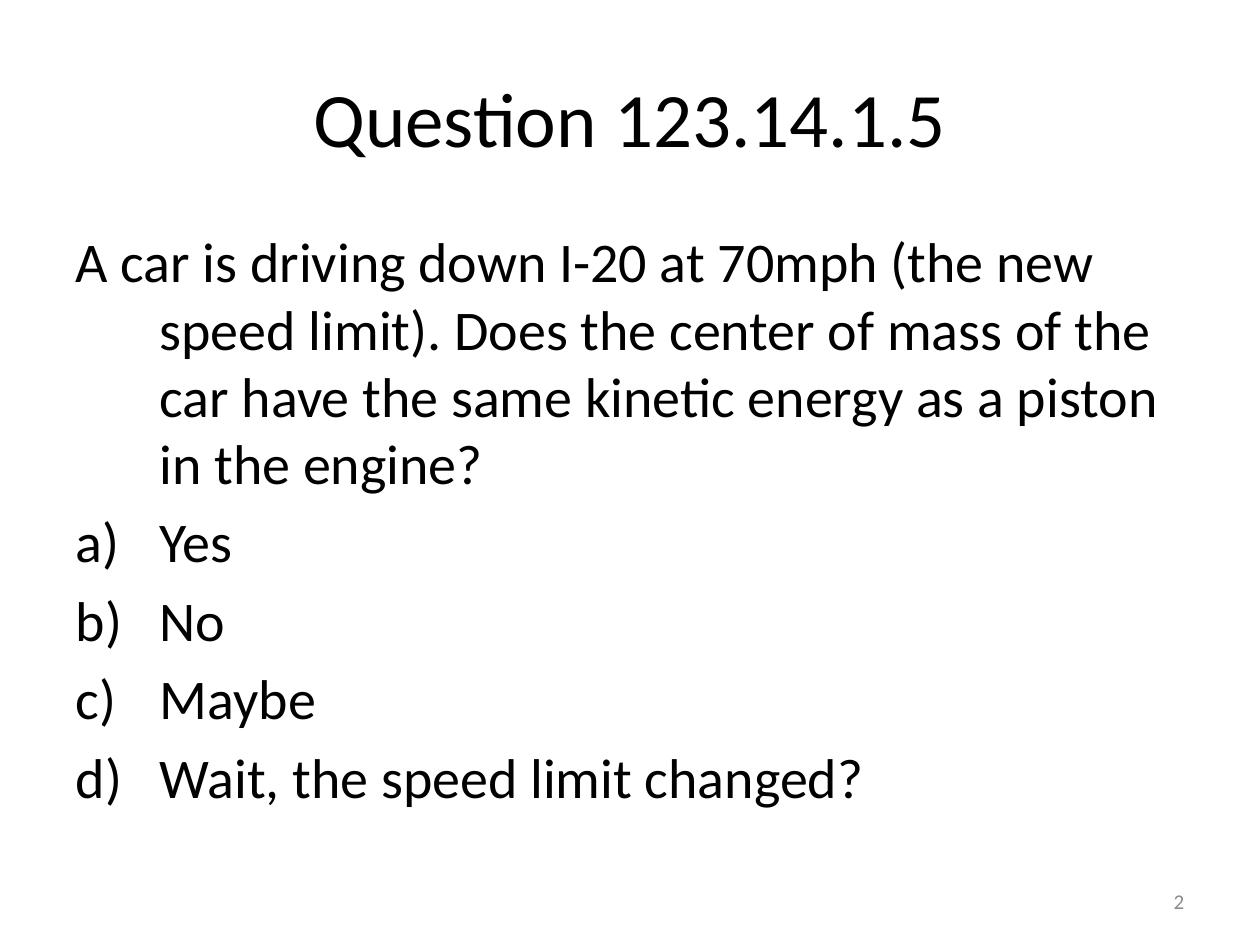
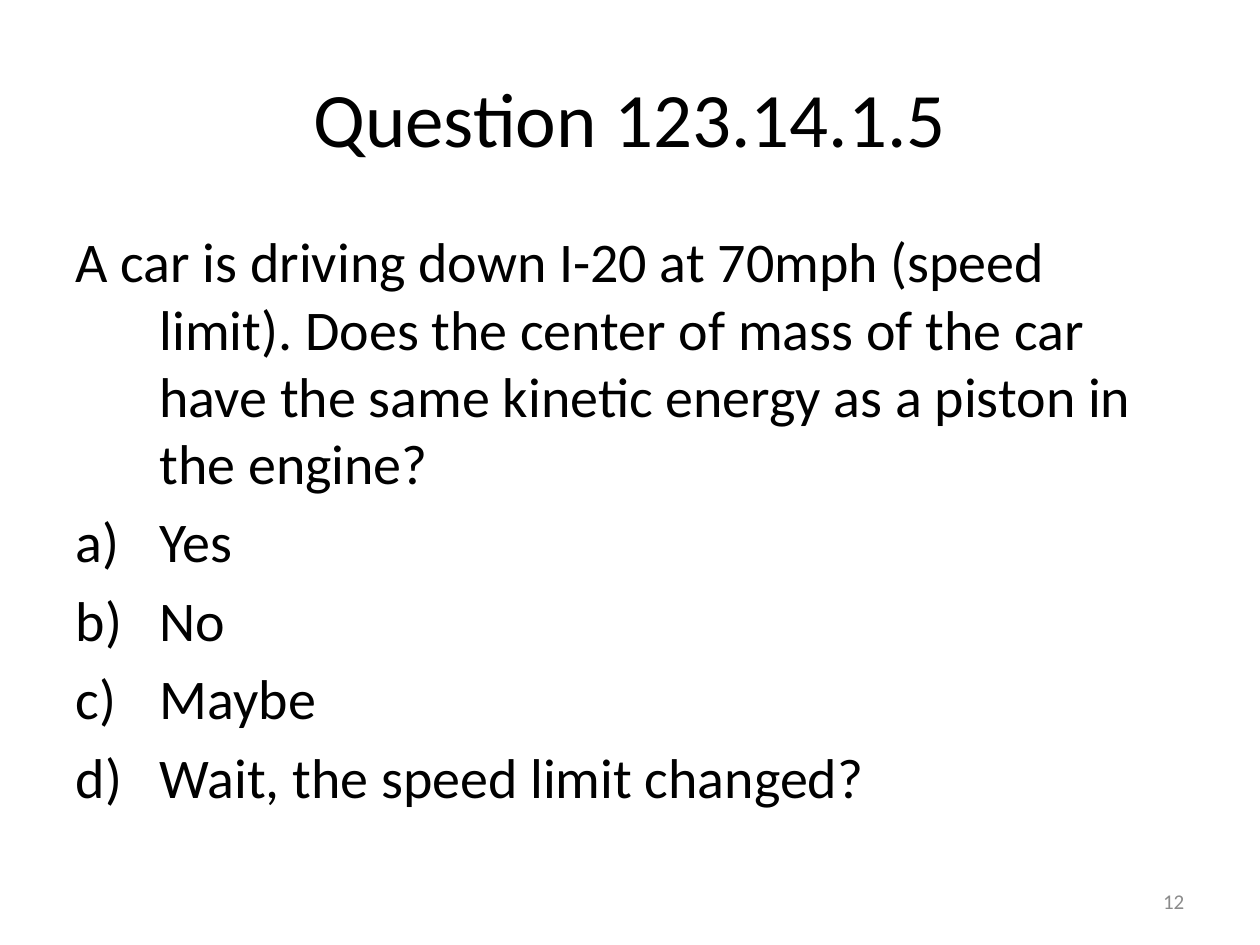
Before and after one commit to rtlines/Introductory-Physics-II, a slide deck: slide 12 of Lecture_Slides/PH 123 Lecture 33.pptx (slide 2 before the commit). Drawn at 1260x945 pixels with LibreOffice and Linux fonts; fonts in the diff are those of the drawing. Boxes give left, top, right and bottom in pixels: in the first picture for what was removed or moved away, otherwise in the second. Text is boxed around its words. In the diff, an @@ line names an element or a change of style, - is before the commit and + after.

```diff
--- a/Lecture_Slides/PH 123 Lecture 33.pptx
+++ b/Lecture_Slides/PH 123 Lecture 33.pptx
@@ text at bbox=[76, 241, 1130, 494]: text changed @@
-A car is driving down I-20 at 70mph (the new speed limit). Does the center of mass of the car have the same kinetic energy as a piston in the engine?
+A car is driving down I-20 at 70mph (speed limit). Does the center of mass of the car have the same kinetic energy as a piston in the engine?
@@ page number at bbox=[1163, 895, 1184, 909]: text changed @@
-2
+12
```
Also in this commit, not shown: 10 slides added, 3 other files.
